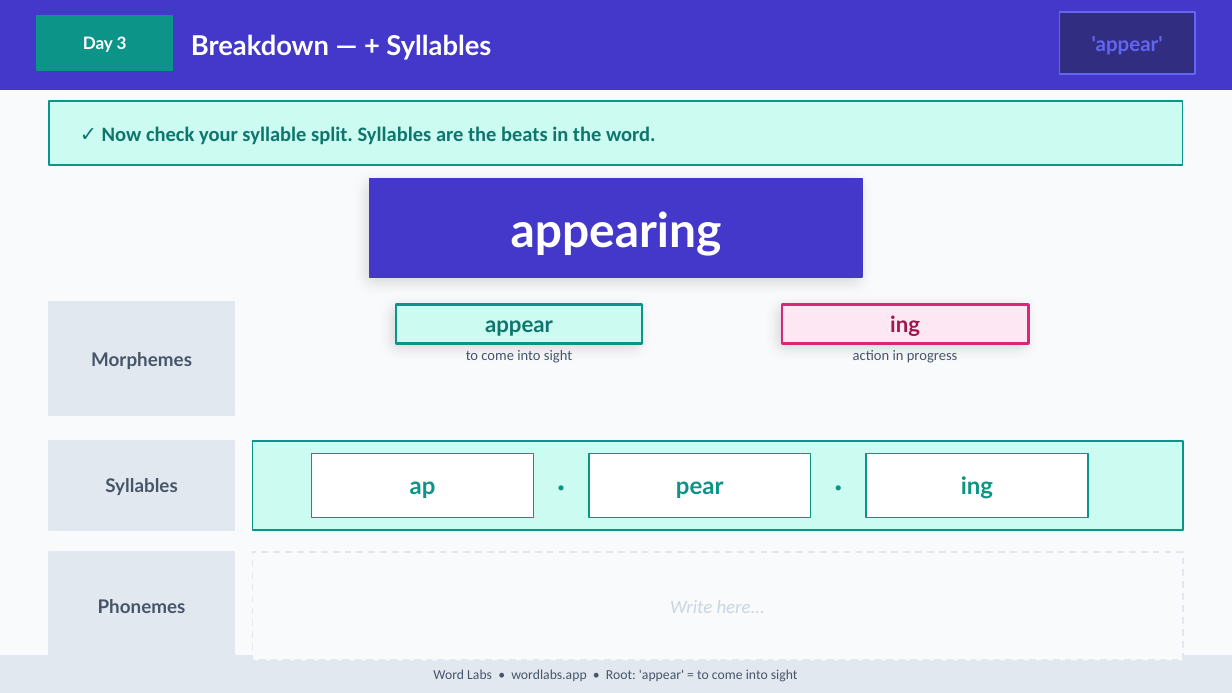
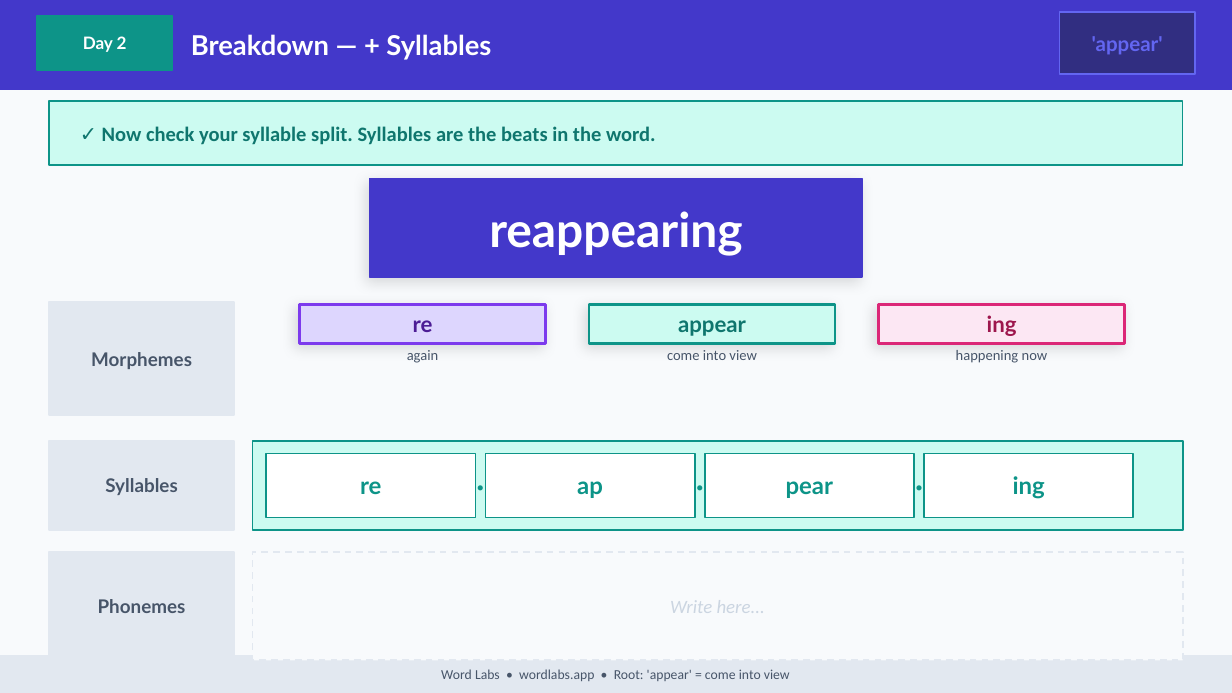
Before and after one commit to NickD135/morphology-builder, a slide deck: slide 19 of output/wordlabs-appear-3day.pptx (slide 34 before the commit). Drawn at 1232x693 pixels with LibreOffice and Linux fonts; fonts in the diff are those of the drawing. Boxes give left, top, right and bottom in pixels: in the first picture for what was removed or moved away, otherwise in the second. Text is boxed around its words. In the diff, an @@ line names an element or a change of style, - is before the commit and + after.

```diff
--- a/output/wordlabs-appear-3day.pptx
+++ b/output/wordlabs-appear-3day.pptx
@@ text at <box>83,36,127,52</box>: text changed @@
-Day 3
+Day 2
@@ text at <box>489,211,743,256</box>: text changed @@
-appearing
+reappearing
@@ rectangle added at <box>299,304,546,344</box>, fill #DDD6FE, outline #7C3AED 1.5 pt @@
@@ text added at <box>413,320,433,332</box>, 13 pt, text #4C1D95, bold @@
+re
@@ text "appear": place and size @@
-text "appear" at <box>485,320,553,336</box>
+text "appear" at <box>678,320,746,336</box>
@@ rectangle: place and size @@
-rectangle at <box>395,304,642,344</box>
+rectangle at <box>589,304,835,344</box>
@@ text "ing": place and size @@
-text "ing" at <box>890,315,920,336</box>
+text "ing" at <box>987,315,1017,336</box>
@@ rectangle: place and size @@
-rectangle at <box>782,304,1029,344</box>
+rectangle at <box>878,304,1125,344</box>
@@ text added at <box>407,350,438,363</box>, 8.5 pt, text #475569 @@
+again
@@ text at <box>667,350,756,360</box>: text changed @@
-to come into sight
+come into view
@@ text removed at <box>853,350,958,363</box> @@
-action in progress
@@ text added at <box>956,350,1048,363</box>, 8.5 pt, text #475569 @@
+happening now
@@ rectangle: place and size @@
-rectangle at <box>312,453,533,517</box>
+rectangle at <box>266,453,476,517</box>
@@ text "·" rewrapped from <box>533,453,589,517</box> to <box>476,453,485,517</box> @@
@@ text "ap": place and size @@
-text "ap" at <box>410,481,436,498</box>
+text "ap" at <box>577,481,603,498</box>
@@ rectangle: place and size @@
-rectangle at <box>589,453,811,517</box>
+rectangle at <box>485,453,695,517</box>
@@ text added at <box>695,453,705,517</box>, 16 pt, text #0D9488, bold @@
+·
@@ text "pear": place and size @@
-text "pear" at <box>676,481,724,498</box>
+text "pear" at <box>786,481,834,498</box>
@@ rectangle added at <box>705,453,914,517</box>, fill #FFFFFF, outline #0D9488 1 pt @@
@@ text "·" rewrapped from <box>811,453,866,517</box> to <box>914,453,924,517</box> @@
@@ text "ing": place and size @@
-text "ing" at <box>961,476,993,499</box>
+text "ing" at <box>1013,476,1045,499</box>
@@ rectangle: place and size @@
-rectangle at <box>866,453,1088,517</box>
+rectangle at <box>924,453,1133,517</box>
@@ text added at <box>360,481,381,495</box>, 14 pt, text #0D9488, bold @@
+re
@@ text at <box>441,669,790,681</box>: text changed @@
-Word Labs • wordlabs.app • Root: 'appear' = to come into sight
+Word Labs • wordlabs.app • Root: 'appear' = come into view
```
Also in this commit, not shown: 34 other slides changed, 4 other files.
